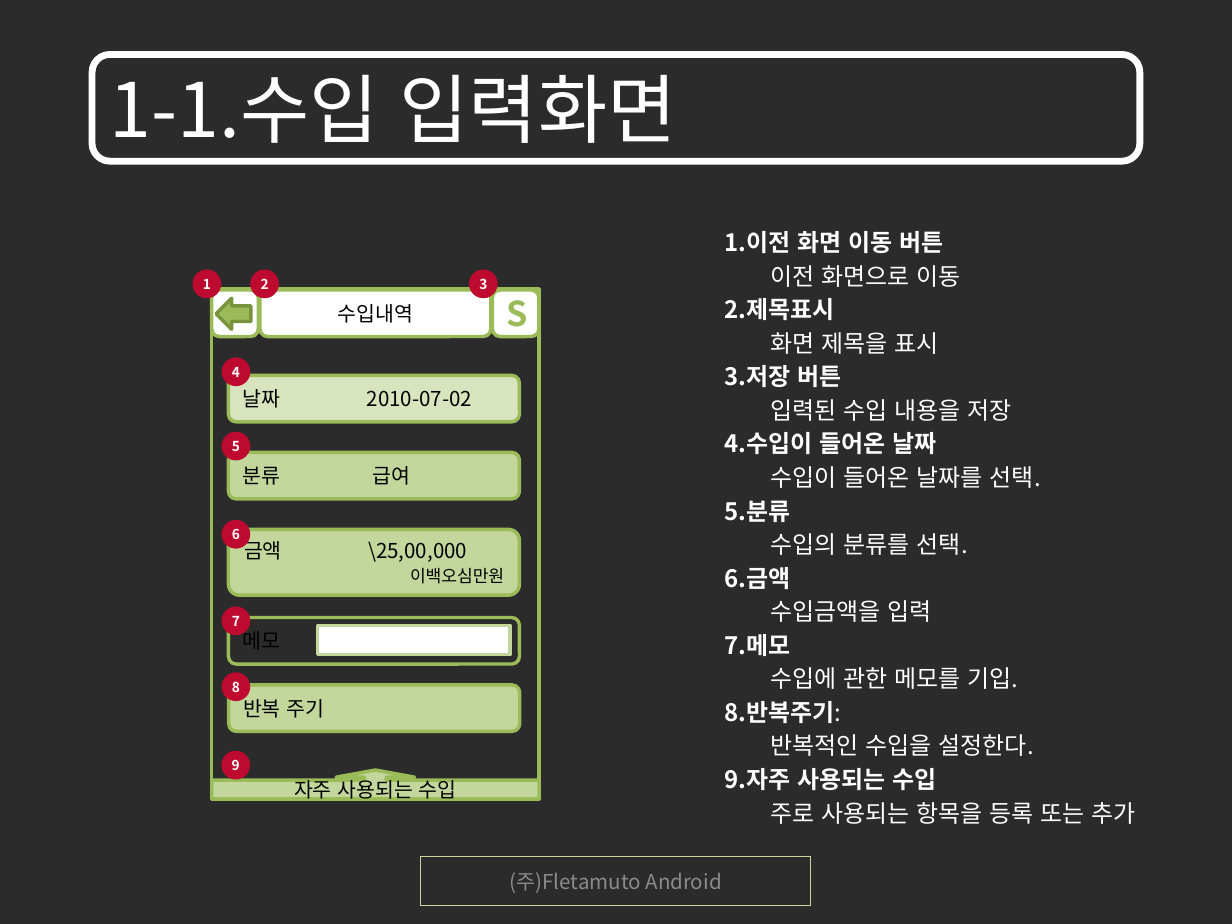
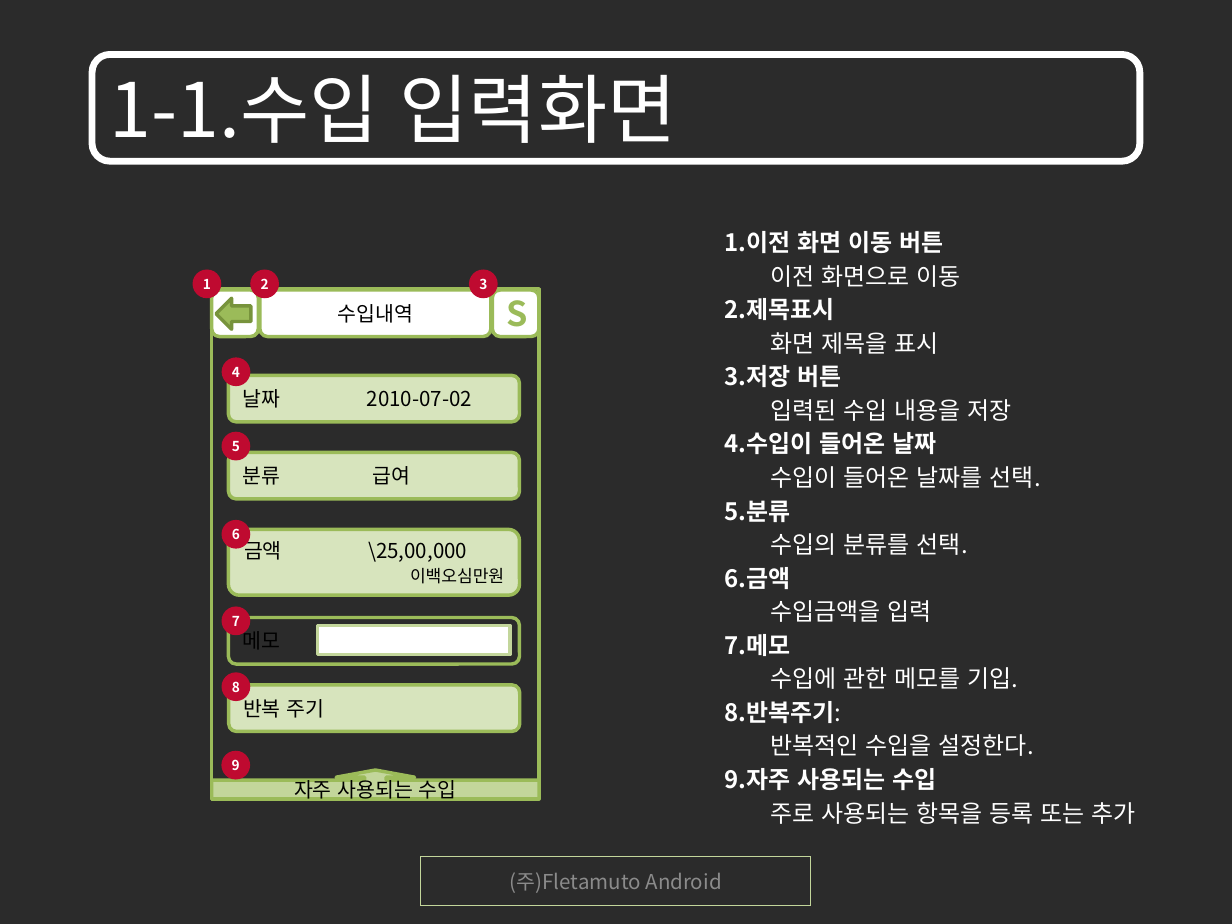
Before and after one commit to limjunghoon/fmfinance, a slide deck: slide 4 of trunk/DOC/GUI/재테크를 위한 어플리케이션 GUI_100906_V1.1.pptx. Drawn at 1232x924 pixels with LibreOffice and Linux fonts; fonts in the diff are those of the drawing; background and template pictures are left out; a plain dark background stands for a picture behind light text. Boxes give left, top, right and bottom in pixels: in the first picture for what was removed or moved away, otherwise in the second. Text is boxed around its words. In the diff, an @@ line names an element or a change of style, - is before the commit and + after.

```diff
--- a/trunk/DOC/GUI/재테크를 위한 어플리케이션 GUI_100906_V1.1.pptx
+++ b/trunk/DOC/GUI/재테크를 위한 어플리케이션 GUI_100906_V1.1.pptx
@@ fill #C3D69B to #D7E4BD in 3 elements at <box>228,452,519,499</box>, <box>228,530,519,595</box>, <box>229,685,520,732</box> @@
```
Also in this commit, not shown: 3 other slides changed, 8 slides added, 2 slides removed, 2 other files.
